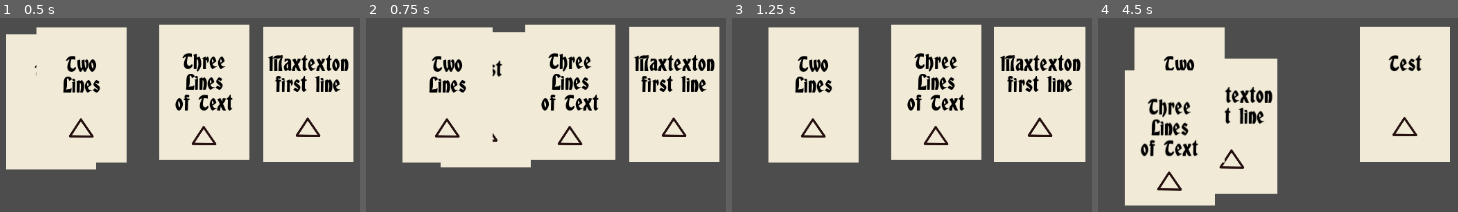
Above: before the commit, frames 1-4 (left to right).
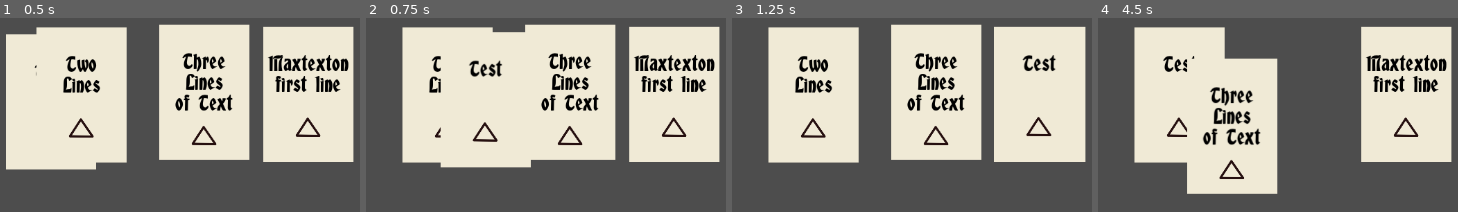
Above: after the commit, the same moments.

Repository: Ytlander/timeline-stories
Game: Godot game, scene res://Scenes/main.tscn
The game is run twice, just before and just after one commit, with the same random seed, the same clock (stepped at 60 frames per second) and the same inputs.
Inputs (mouse positions are in pixels of both pictures, inside the frame that each line leads up to):
- Up to frame 1 (0.5 s): no input
- Up to frame 2 (0.75 s): tap Enter at 0.5 s; drag from (409, 101) to (668, 95) at 0.52 s
- Up to frame 3 (1.25 s): no input
- Up to frame 4 (4.5 s): drag from (1400, 95) to (1173, 95) at 1.27 s; press the mouse at (1173, 95) at 2.03 s; release the mouse at (1173, 95) at 2.75 s; tap Space at 2.75 s; drag from (1296, 91) to (1162, 138) at 2.77 s; move the mouse to (outside the picture) at 3.52 s; press the mouse at (outside the picture) at 3.53 s; release the mouse at (outside the picture) at 4.25 s; tap Enter at 4.25 s; drag from (1162, 138) to (1396, 95) at 4.27 s

Frame 1 is identical in both runs. In frame 2, 1.5% of the frame differs, in the area x 20-36%, y 19-64%; in frame 3, 2.3%; in frame 4, 14%, in the area x 7-99%, y 4-97%.

Commit message:
add cards can be put on top of cards
The card manager now handles drag and drop (click to drop has not been implemented yet). Cards can be placed on top of each other and the top card always gets selected when clicking a stack of cards.

Diff:
--- a/Scenes/main.tscn
+++ b/Scenes/main.tscn
@@ -33,8 +33,6 @@
 Lines
 of Text"
 
-[connection signal="area_entered" from="Card Manager/Story_Card" to="Card Manager/Story_Card" method="_on_area_entered"]
-
 [editable path="Card Manager/Story_Card4"]
 [editable path="Card Manager/Story_Card2"]
 [editable path="Card Manager/Story_Card3"]
--- a/Scenes/story_card.tscn
+++ b/Scenes/story_card.tscn
@@ -5,12 +5,13 @@
 [ext_resource type="Texture2D" uid="uid://fplbe2l36ohx" path="res://Assets/Sprites/triangle_icon_ph.png" id="3_lev7e"]
 
 [sub_resource type="RectangleShape2D" id="RectangleShape2D_jjvhh"]
-size = Vector2(97, 148)
+size = Vector2(126, 192)
 
 [node name="Story_Card" type="Area2D" groups=["story_card"]]
 script = ExtResource("1_cxbvt")
 
 [node name="CollisionShape2D" type="CollisionShape2D" parent="."]
+position = Vector2(11, -1)
 shape = SubResource("RectangleShape2D_jjvhh")
 
 [node name="PanelContainer" type="PanelContainer" parent="."]
@@ -70,4 +71,6 @@
 size_flags_vertical = 3
 mouse_filter = 2
 
+[connection signal="area_entered" from="." to="." method="_on_area_entered"]
+[connection signal="area_exited" from="." to="." method="_on_area_exited"]
 [connection signal="input_event" from="." to="." method="_on_input_event"]
--- a/Scripts/card_manager.gd
+++ b/Scripts/card_manager.gd
@@ -1,19 +1,45 @@
 extends Node2D
 
 var clicked_cards: Array
-var dragged_card
+var dragged_card: Area2D
 var lerp_speed: int = 25
 
 func _ready():
 	EventBus.card_clicked.connect(_on_card_clicked)
 
 func _physics_process(delta):
-	if !clicked_cards.is_empty():
-		clicked_cards[0].global_position = lerp(clicked_cards[0].global_position, get_global_mouse_position(), lerp_speed * delta)
+		if dragged_card != null:
+			check_overlapping_cards()
+			dragged_card.global_position = lerp(dragged_card.global_position, get_global_mouse_position(), lerp_speed * delta)
 
 		if Input.is_action_just_released("left_click"):
+			dragged_card = null
 			clicked_cards.clear()
+
+func check_overlapping_cards():
+		var overlapping_cards = dragged_card.get_overlapping_areas()
+		if !overlapping_cards.is_empty():
+			get_highest_z_level_card(overlapping_cards)
+			dragged_card.z_index = overlapping_cards[0].z_index + 2
+
+		if overlapping_cards.is_empty():
+			dragged_card.z_index = 0
+
+## We use the input event to sort the cards so that it doesn't happen every frame like it did when I had this
+## logic in the physics process loop.
+func _input(event):
+	if Input.is_action_just_pressed("left_click"):
+		await get_tree().create_timer(0.001).timeout #If I don't have a delay the array will be empty, what is a more elegant solution?
+		if !clicked_cards.is_empty():
+			if clicked_cards.size() > 1:
+				dragged_card = get_highest_z_level_card(clicked_cards)
+			else:
+				dragged_card = clicked_cards[0]
+
+func get_highest_z_level_card(cards: Array):
+	cards.sort_custom(func(a, b): return a.z_index > b.z_index)
+
+	return cards[0]
 
 func _on_card_clicked(card):
 	clicked_cards.append(card)
-	print(clicked_cards)
